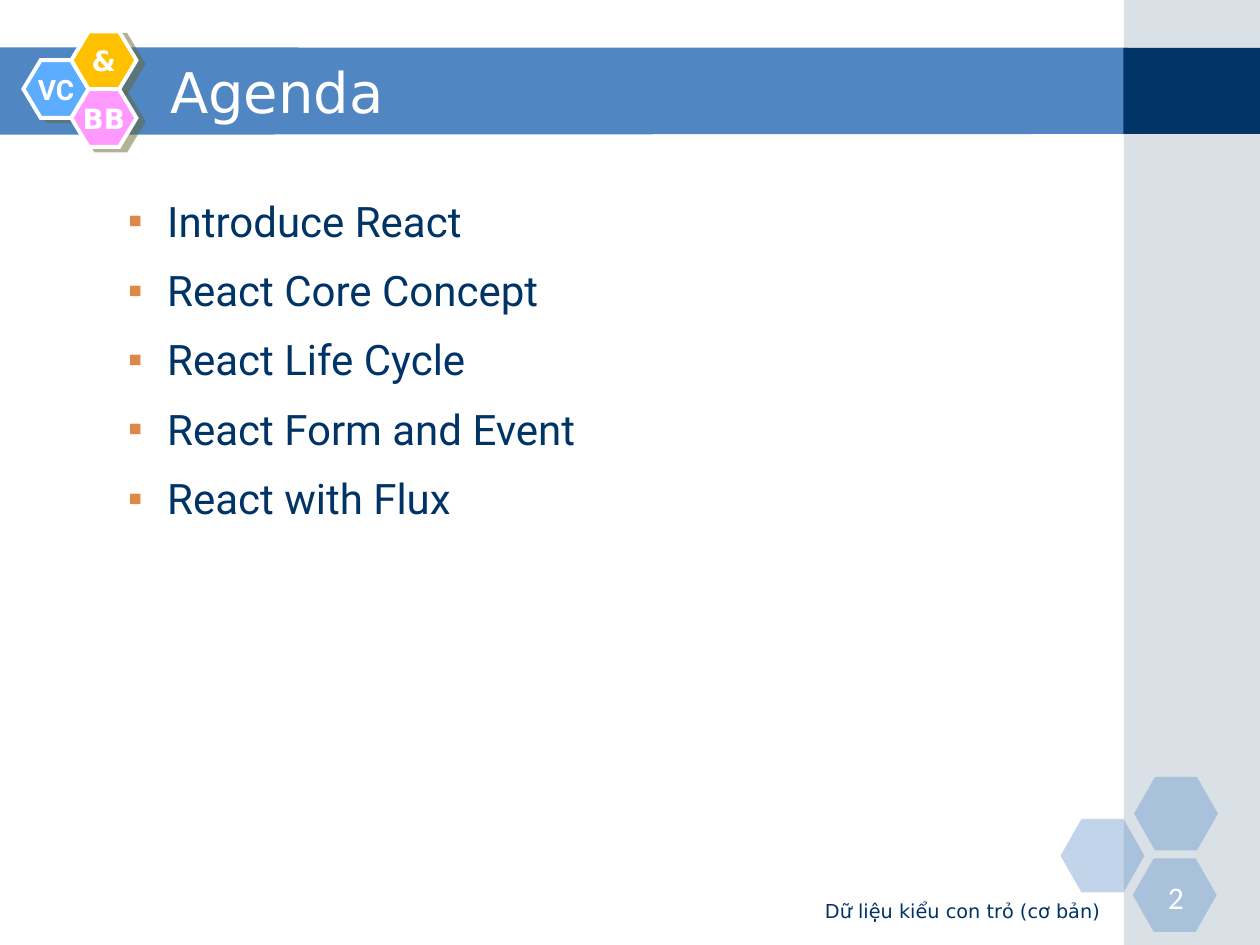
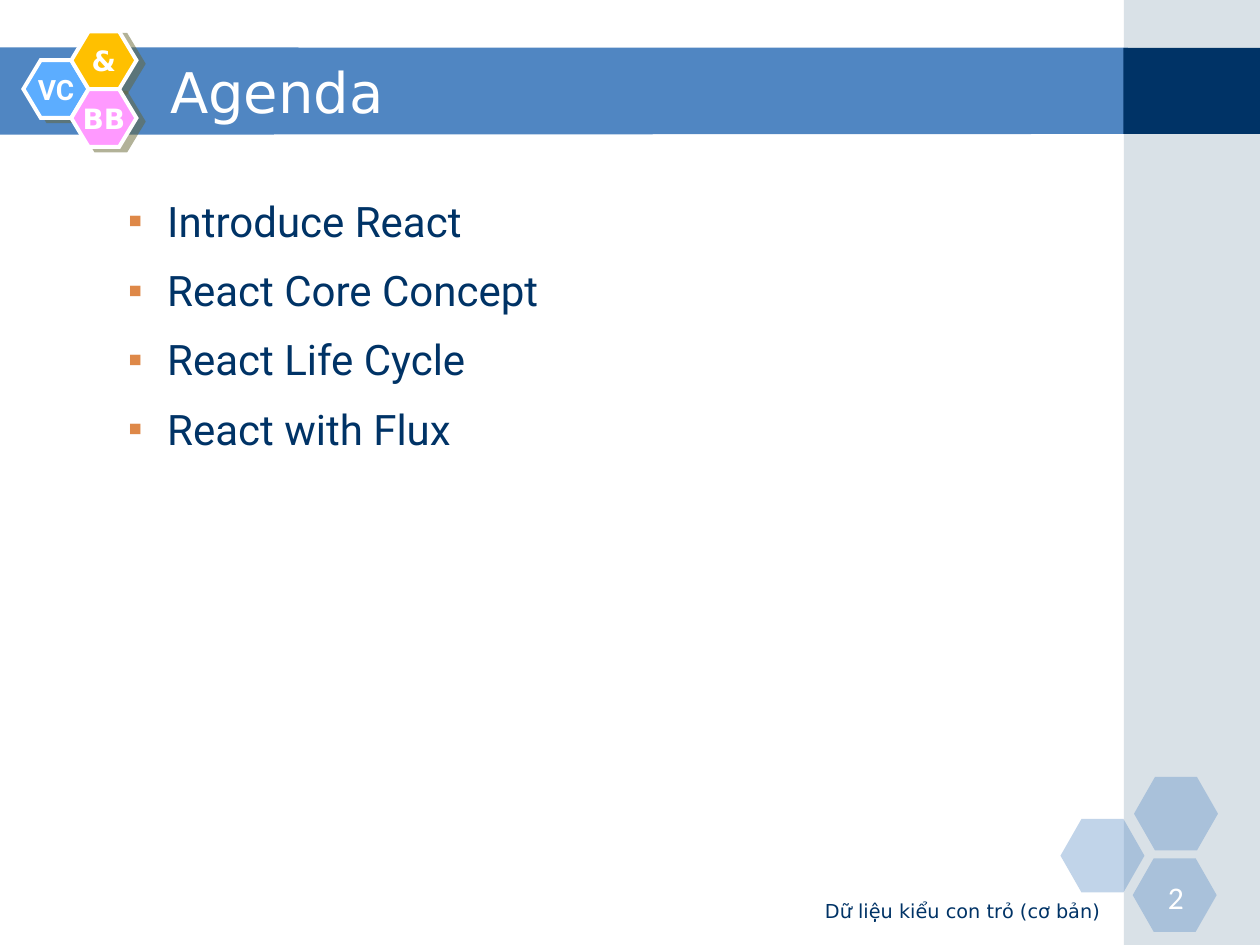
Before and after one commit to nguyenminhtiend/React-Document, a slide deck: slide 2 of React_Slide.pptx. Drawn at 1260x945 pixels with LibreOffice and Linux fonts; fonts in the diff are those of the drawing. Boxes give left, top, right and bottom in pixels: in the first picture for what was removed or moved away, otherwise in the second. Text is boxed around its words. In the diff, an @@ line names an element or a change of style, - is before the commit and + after.

```diff
--- a/React_Slide.pptx
+++ b/React_Slide.pptx
@@ text at [167,413,576,446]: paragraph removed @@
-  ▪ React Form and Event
```
Also in this commit, not shown: 11 slides added, 2 other files.
